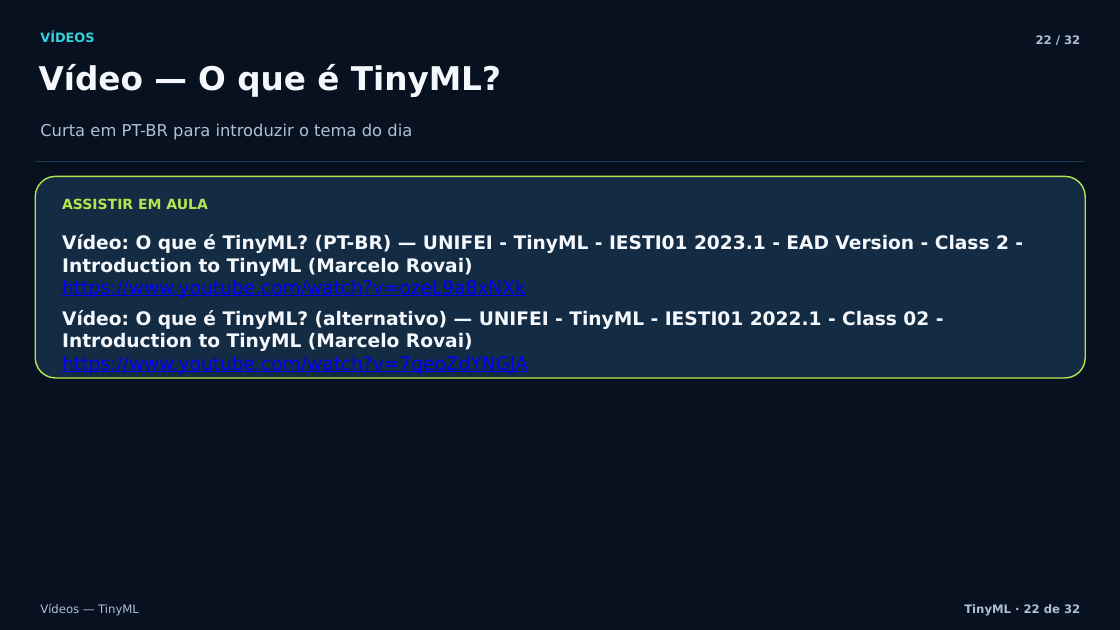
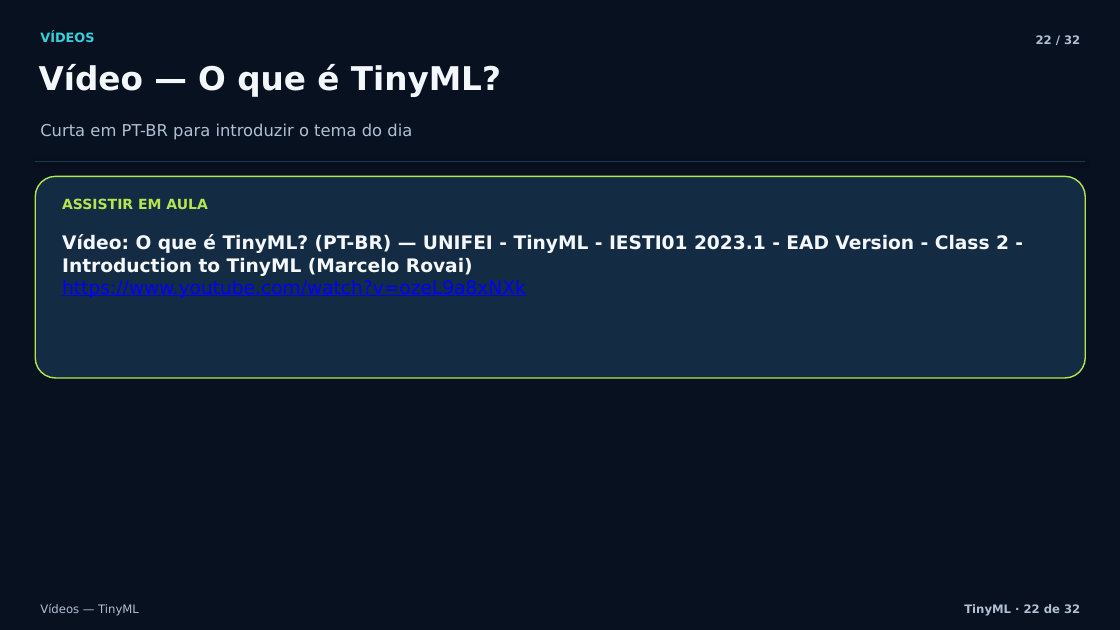
Before and after one commit to ivanlucas7/site, a slide deck: slide 22 of public/arquivos/tinyml/aula-tinyml.pptx. Drawn at 1120x630 pixels with LibreOffice and Linux fonts; fonts in the diff are those of the drawing. Boxes give left, top, right and bottom in pixels: in the first picture for what was removed or moved away, otherwise in the second. Text is boxed around its words. In the diff, an @@ line names an element or a change of style, - is before the commit and + after.

```diff
--- a/public/arquivos/tinyml/aula-tinyml.pptx
+++ b/public/arquivos/tinyml/aula-tinyml.pptx
@@ text removed at box(62, 310, 929, 374) @@
-Vídeo: O que é TinyML? (alternativo) — UNIFEI - TinyML - IESTI01 2022.1 - Class 02 - Introduction to TinyML (Marcelo Rovai)
-https://www.youtube.com/watch?v=7qeoZdYNGJA
```
Also in this commit, not shown: 3 other slides changed.
